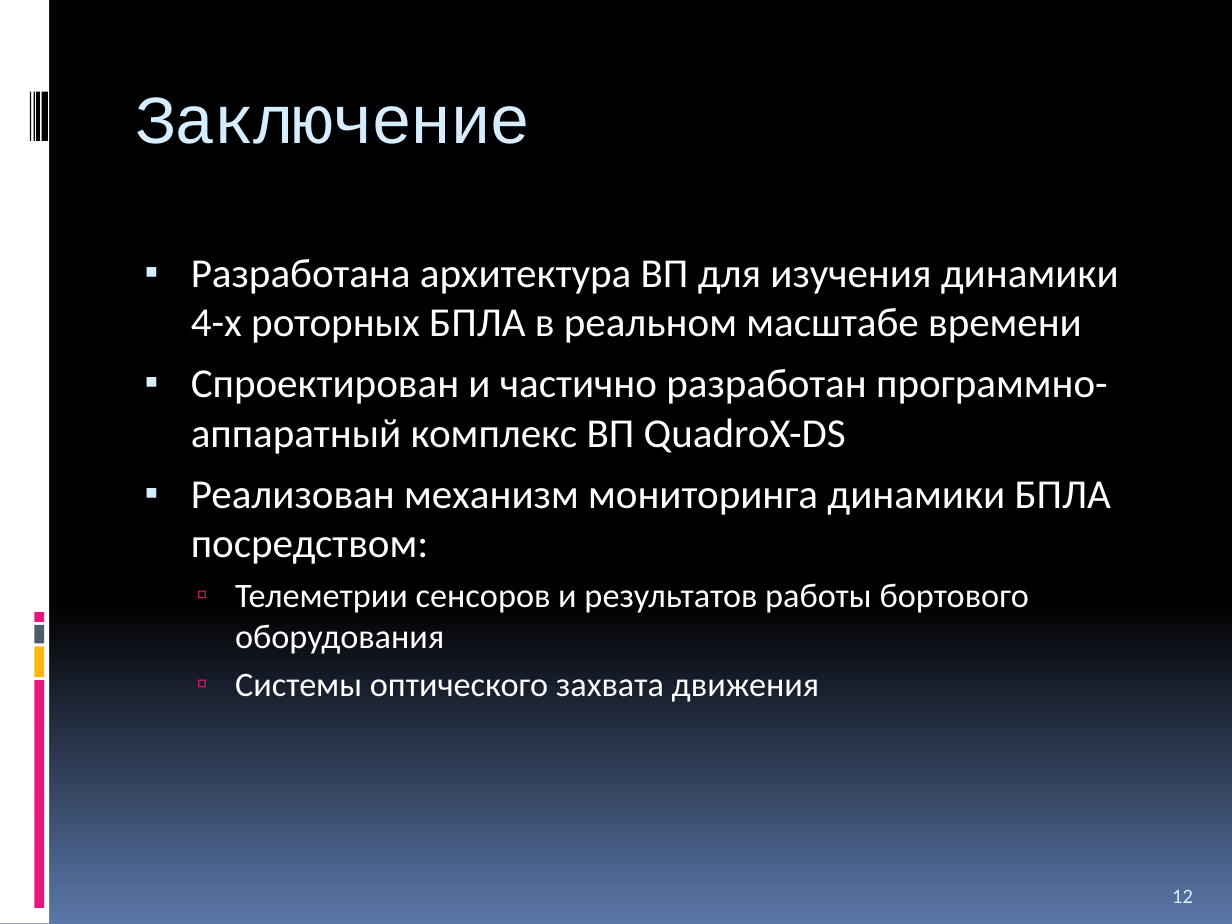
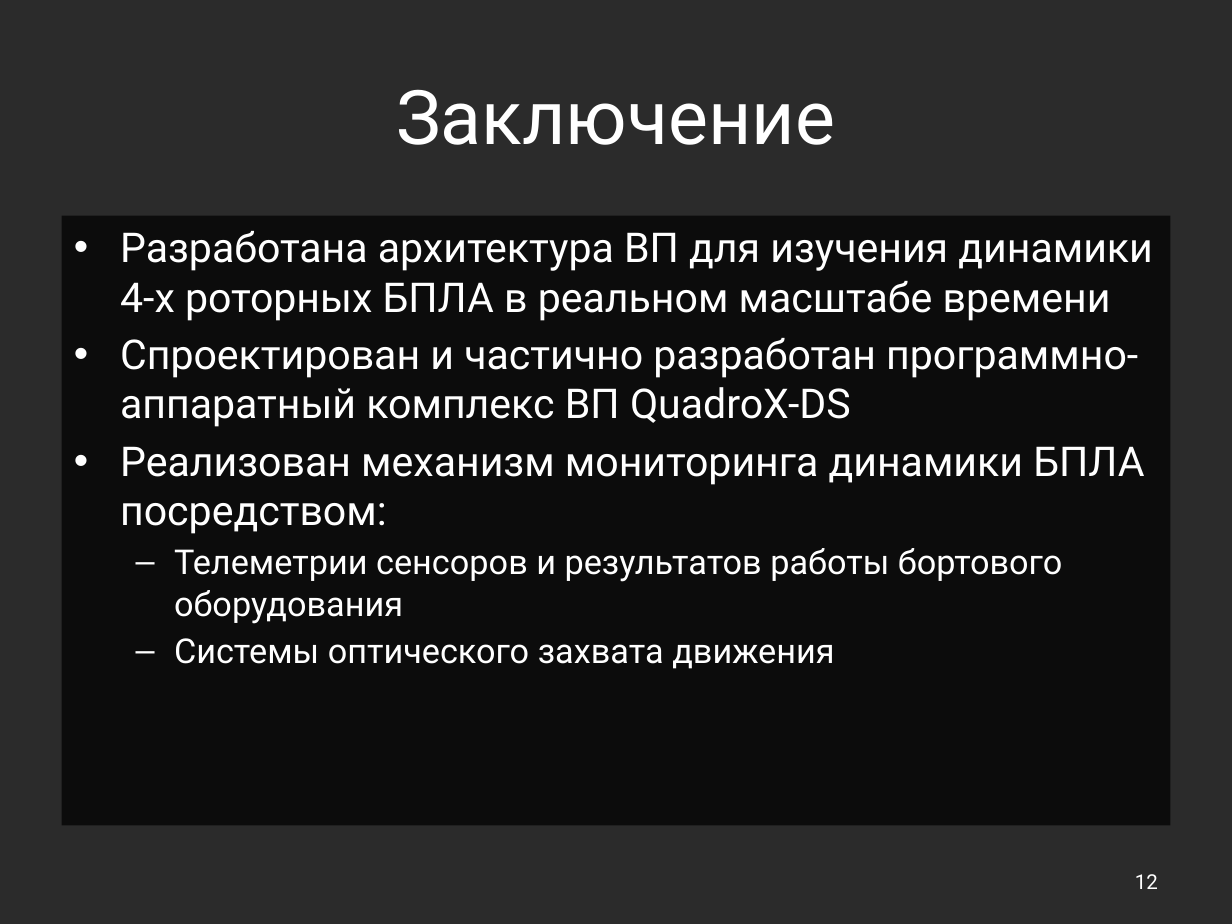
Before and after one commit to Jacobi20/quadro-xds, a slide deck: slide 12 of Docs/Medias2012.pptx. Drawn at 1232x924 pixels with LibreOffice and Linux fonts; fonts in the diff are those of the drawing; background and template pictures are left out; a plain dark background stands for a picture behind light text. Boxes give left, top, right and bottom in pixels: in the first picture for what was removed or moved away, otherwise in the second. Text is boxed around its words. In the diff, an @@ line names an element or a change of style, - is before the commit and + after.

```diff
--- a/Docs/Medias2012.pptx
+++ b/Docs/Medias2012.pptx
@@ background gradient #000000 to #5B77A8 to picture (left out) @@
@@ rectangle removed at box(0, 0, 49, 924) @@
@@ title "Заключение": place and size @@
-title "Заключение" at box(135, 97, 530, 144)
+title "Заключение" at box(396, 89, 835, 145)
@@ title "Заключение" at box(396, 89, 835, 145): size 40 to 44 pt, font Courier New to Roboto, text colour #D6ECFF to #FFFFFF, letter spacing -1 to 0 pt; alignment left to centre; vertical alignment top to middle @@
@@ rectangle removed at box(30, 91, 31, 140) @@
@@ rectangle removed at box(33, 91, 34, 140) @@
@@ rectangle removed at box(36, 91, 39, 140) @@
@@ rectangle removed at box(42, 91, 48, 140) @@
@@ text "Разработана архитектура ВП для изучения ...": place and size @@
-text "Разработана архитектура ВП для изучения ..." at box(191, 259, 1119, 702)
+text "Разработана архитектура ВП для изучения ..." at box(62, 216, 1170, 825)
@@ text "Разработана архитектура ВП для изучения ..." at box(62, 216, 1170, 825): font Calibri to Roboto; bullet ▪ to •; less space between paragraphs; bullet ▫ to –; fill none to #000000 at 70% opacity @@
@@ rectangle removed at box(34, 625, 44, 643) @@
@@ rectangle removed at box(34, 612, 44, 622) @@
@@ rectangle removed at box(34, 647, 44, 678) @@
@@ rectangle removed at box(34, 680, 44, 908) @@
@@ page number: place and size @@
-page number at box(1172, 890, 1193, 903)
+page number at box(1135, 874, 1158, 889)
@@ page number at box(1135, 874, 1158, 889): font Calibri to Roboto, text colour #D6ECFF to #FFFFFF; alignment left to right; vertical alignment bottom to middle @@
```
Also in this commit, not shown: 11 other slides changed, 1 slide added, 1 slide removed, 1 other file.
